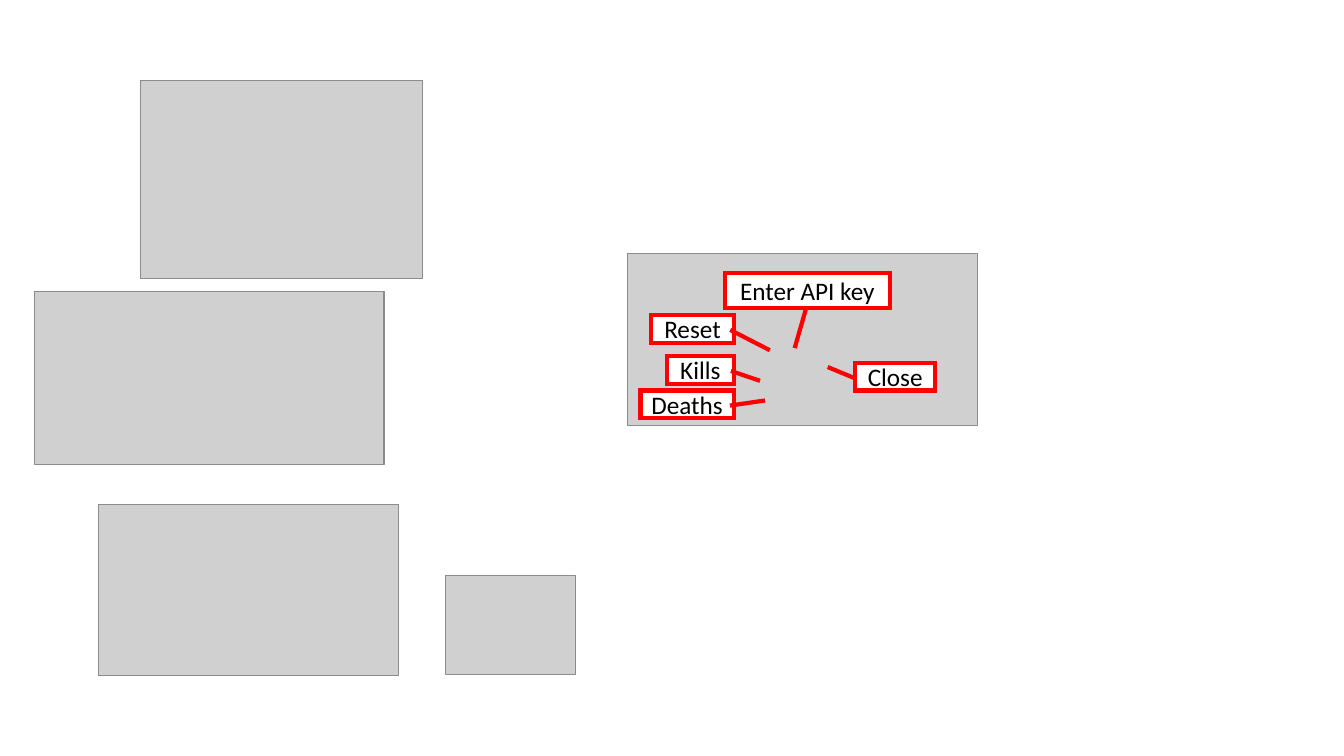
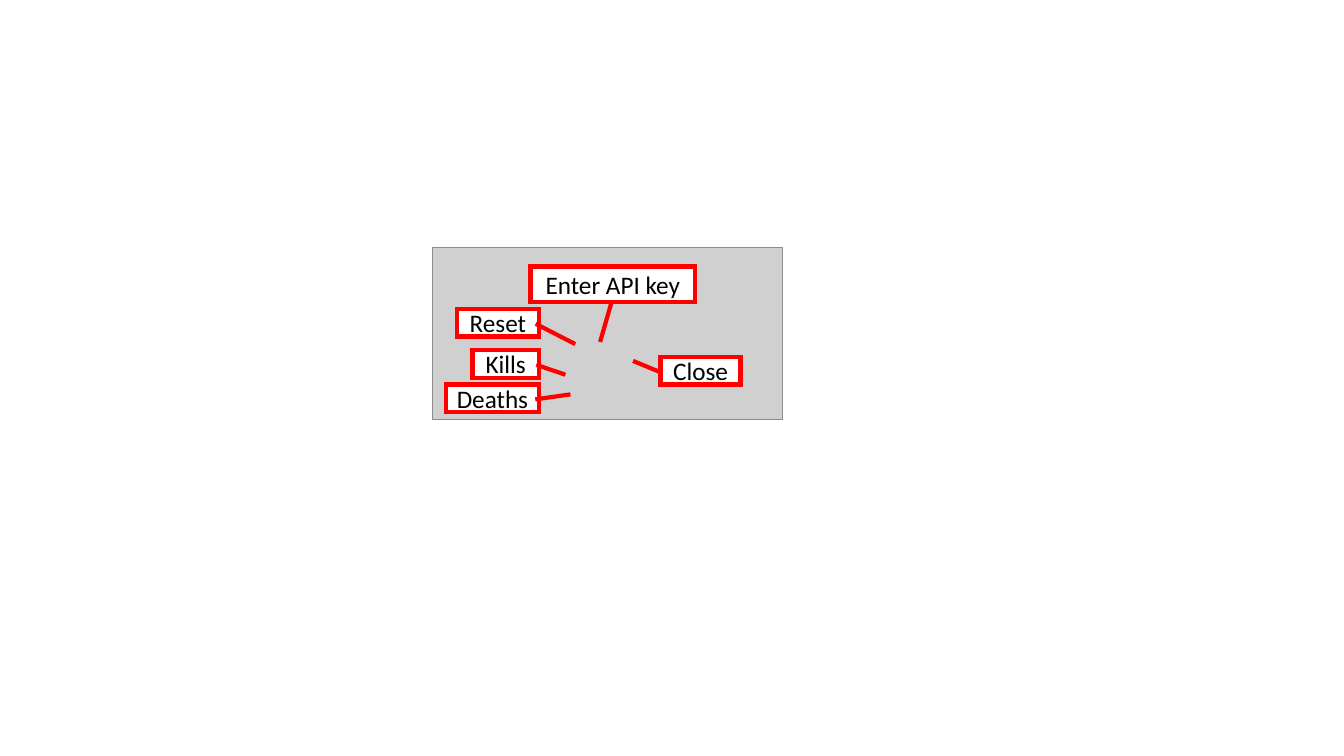
Before and after one commit to GuiiDo/Gw2TinyWvwKillCounter, a slide deck: slide 2 of images.pptx (slide 1 before the commit). Drawn at 1344x756 pixels with LibreOffice and Linux fonts; fonts in the diff are those of the drawing; grey boxes stand for pictures. Boxes give left, top, right and bottom in pixels: in the first picture for what was removed or moved away, otherwise in the second. Text is boxed around its words. In the diff, an @@ line names an element or a change of style, - is before the commit and + after.

```diff
--- a/images.pptx
+++ b/images.pptx
@@ picture removed at box(140, 81, 422, 279) @@
@@ picture removed at box(34, 292, 384, 465) @@
@@ 5 border callouts, 1 picture: place and size @@
-5 border callouts, 1 picture at box(627, 253, 977, 425)
+5 border callouts, 1 picture at box(433, 247, 782, 419)
@@ picture removed at box(98, 505, 398, 677) @@
@@ picture removed at box(446, 576, 575, 675) @@
```
Also in this commit, not shown: 1 slide added, 19 other files.
